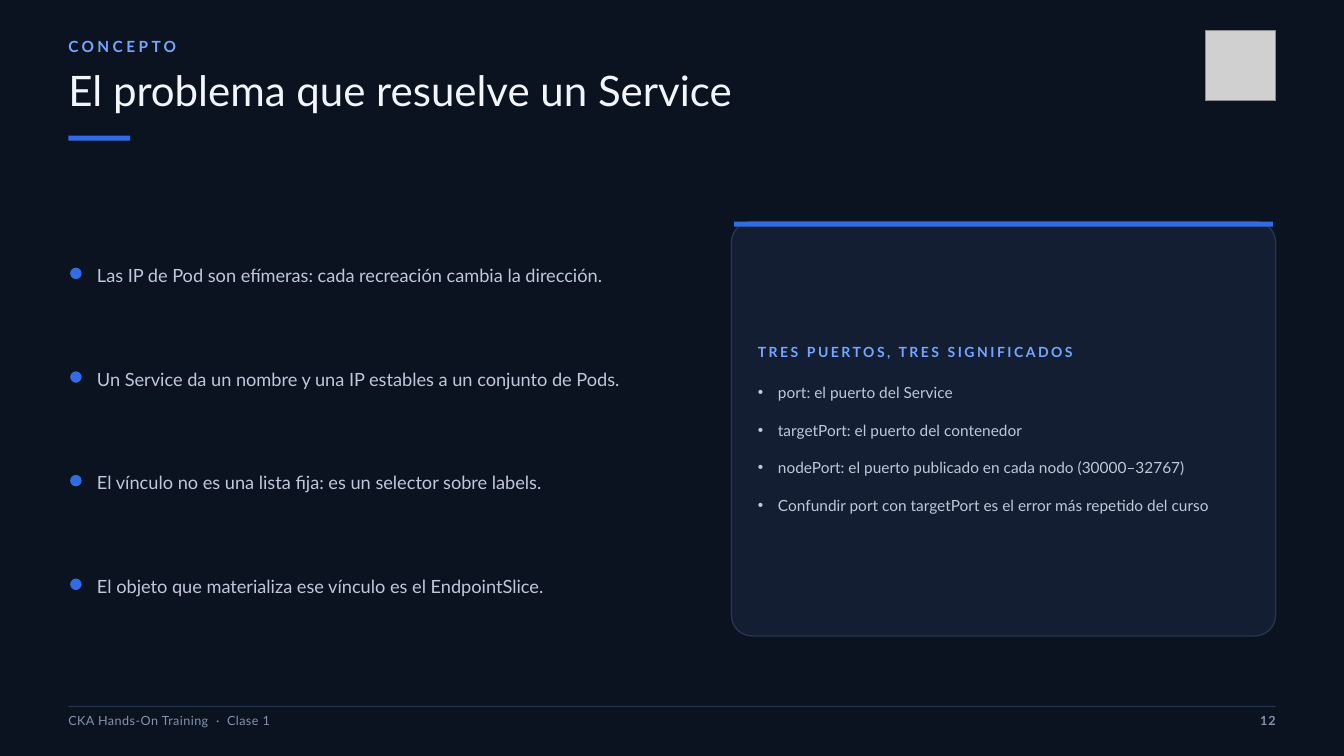
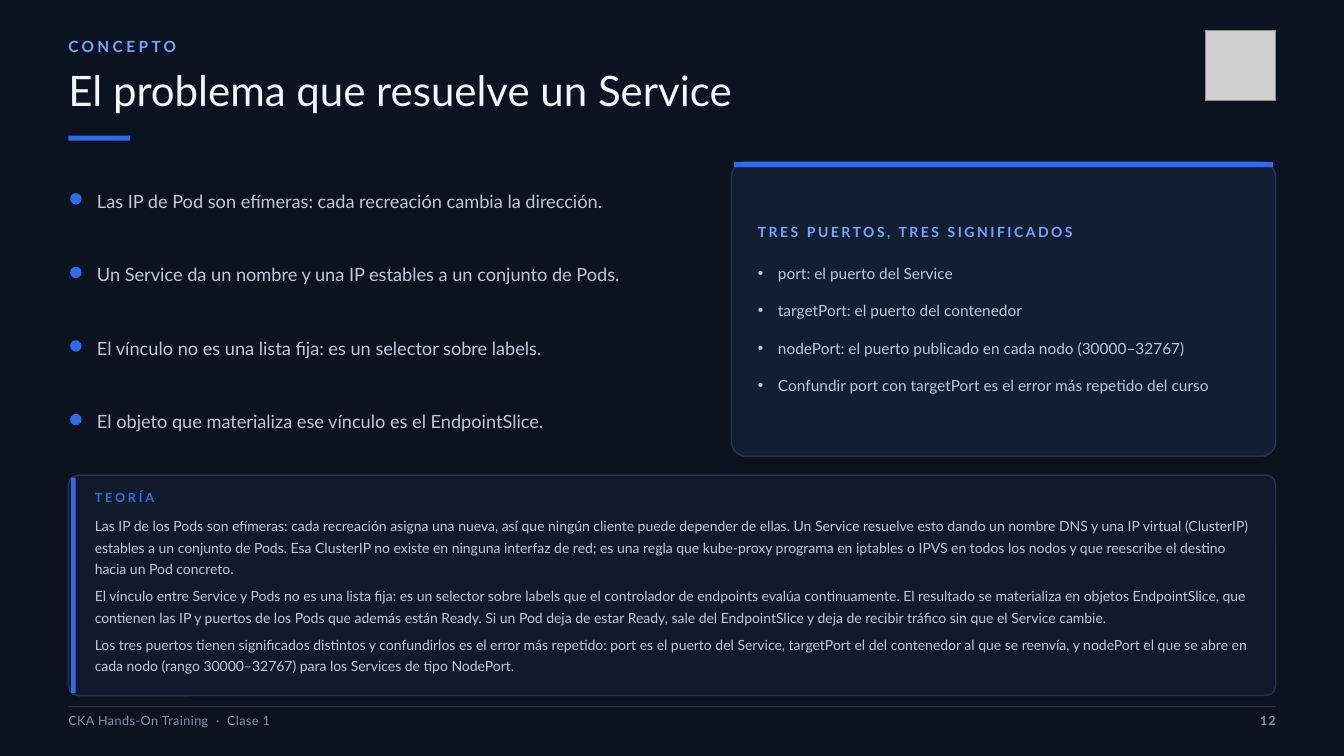
Before and after one commit to brettsacuna/CKA-TRAINING, a slide deck: slide 12 of CLASE-01/01-CLASE-01-CKA.pptx. Drawn at 1344x756 pixels with LibreOffice and Linux fonts; fonts in the diff are those of the drawing; grey boxes stand for pictures. Boxes give left, top, right and bottom in pixels: in the first picture for what was removed or moved away, otherwise in the second. Text is boxed around its words. In the diff, an @@ line names an element or a change of style, - is before the commit and + after.

```diff
--- a/CLASE-01/01-CLASE-01-CKA.pptx
+++ b/CLASE-01/01-CLASE-01-CKA.pptx
@@ text "Las IP de Pod son ...": place and size @@
-text "Las IP de Pod son ..." at (97,268,602,282)
+text "Las IP de Pod son ..." at (97,194,602,208)
@@ rounded rectangle: place and size @@
-rounded rectangle at (732,222,1276,636)
+rounded rectangle at (732,162,1276,457)
@@ rectangle: place and size @@
-rectangle at (734,222,1273,227)
+rectangle at (734,162,1273,167)
@@ ellipse: place and size @@
-ellipse at (71,268,82,279)
+ellipse at (71,194,82,205)
@@ text "TRES PUERTOS, TRES SIGNIFICADOS": place and size @@
-text "TRES PUERTOS, TRES SIGNIFICADOS" at (758,346,1209,514)
+text "TRES PUERTOS, TRES SIGNIFICADOS" at (758,226,1209,394)
@@ text "Un Service da un nombre ...": place and size @@
-text "Un Service da un nombre ..." at (97,372,619,390)
+text "Un Service da un nombre ..." at (97,267,619,285)
@@ ellipse: place and size @@
-ellipse at (71,371,82,382)
+ellipse at (71,267,82,278)
@@ text "El vínculo no es una ...": place and size @@
-text "El vínculo no es una ..." at (97,475,541,493)
+text "El vínculo no es una ..." at (97,341,541,359)
@@ ellipse: place and size @@
-ellipse at (71,475,82,486)
+ellipse at (71,341,82,352)
@@ text "El objeto que materializa ese ...": place and size @@
-text "El objeto que materializa ese ..." at (97,579,544,597)
+text "El objeto que materializa ese ..." at (97,414,544,432)
@@ ellipse: place and size @@
-ellipse at (71,579,82,590)
+ellipse at (71,414,82,425)
@@ rounded rectangle added at (69,475,1276,696), fill #111A2C, outline #26354E 1 pt @@
@@ rectangle added at (72,478,76,694), fill #326CE5 @@
@@ text added at (95,491,1248,674), 10 pt, text #BDC9DB @@
+TEORÍA
+Las IP de los Pods son efímeras: cada recreación asigna una nueva, así que ningún cliente puede depender de ellas. Un Service resuelve esto dando un nombre DNS y una IP virtual (ClusterIP) estables a un conjunto de Pods. Esa ClusterIP no existe en ninguna interfaz de red; es una regla que kube-proxy programa en iptables o IPVS en todos los nodos y que reescribe el destino hacia un Pod concreto.
+El vínculo entre Service y Pods no es una lista fija: es un selector sobre labels que el controlador de endpoints evalúa continuamente. El resultado se materializa en objetos EndpointSlice, que contienen las IP y puertos de los Pods que además están Ready. Si un Pod deja de estar Ready, sale del EndpointSlice y deja de recibir tráfico sin que el Service cambie.
+Los tres puertos tienen significados distintos y confundirlos es el error más repetido: port es el puerto del Service, targetPort el del contenedor al que se reenvía, y nodePort el que se abre en cada nodo (rango 30000–32767) para los Services de tipo NodePort.
```
Also in this commit, not shown: 9 other slides changed, 14 other files.
